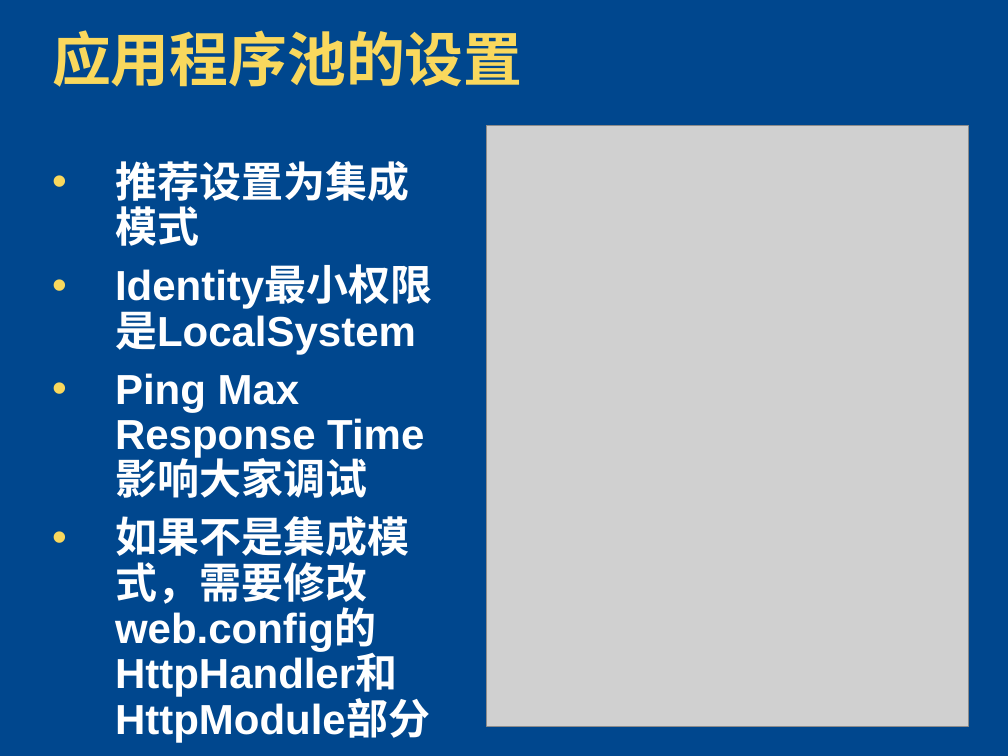
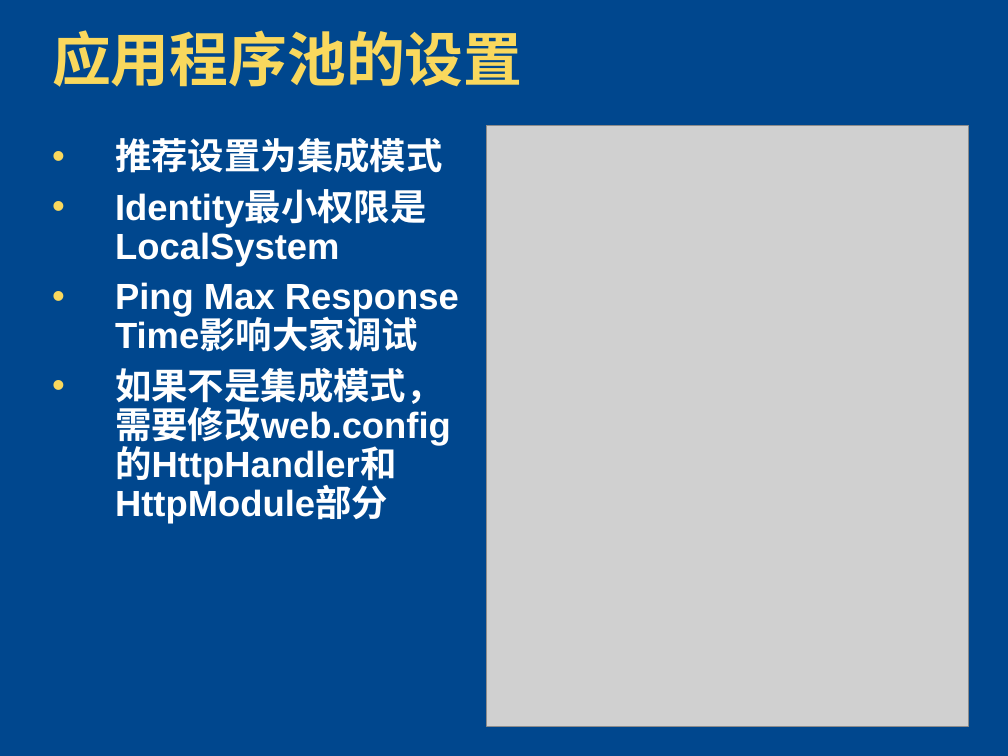
Before and after one commit to zhshen/AK47Documents, a slide deck: slide 20 of 平台开发培训/01-MCS.Framework Dev-Environment.pptx (slide 17 before the commit). Drawn at 1008x756 pixels with LibreOffice and Linux fonts; fonts in the diff are those of the drawing; grey boxes stand for pictures; background and template pictures are left out. Boxes give left, top, right and bottom in pixels: in the first picture for what was removed or moved away, otherwise in the second. Text is boxed around its words. In the diff, an @@ line names an element or a change of style, - is before the commit and + after.

```diff
--- a/平台开发培训/01-MCS.Framework Dev-Environment.pptx
+++ b/平台开发培训/01-MCS.Framework Dev-Environment.pptx
@@ text "推荐设置为集成模式": place and size @@
-text "推荐设置为集成模式" at bbox=[115, 161, 409, 651]
+text "推荐设置为集成模式" at bbox=[115, 138, 459, 448]
@@ text "推荐设置为集成模式" at bbox=[115, 138, 459, 448]: size 30 to 26 pt; less space between paragraphs @@
```
Also in this commit, not shown: 8 other slides changed, 8 slides added.
